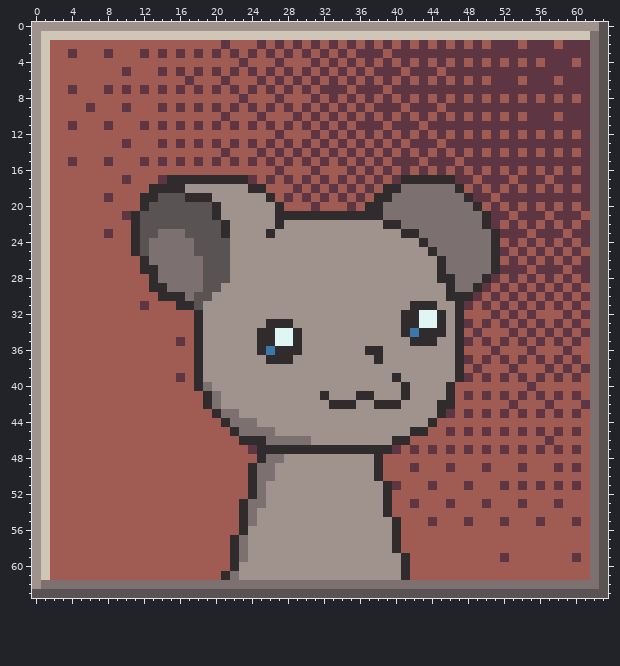
Two states of a pixel-art sprite, src/assets/img/icon-Mouse.png. Above, as it was before the edit.
The file is 64x64 pixels.
New version:
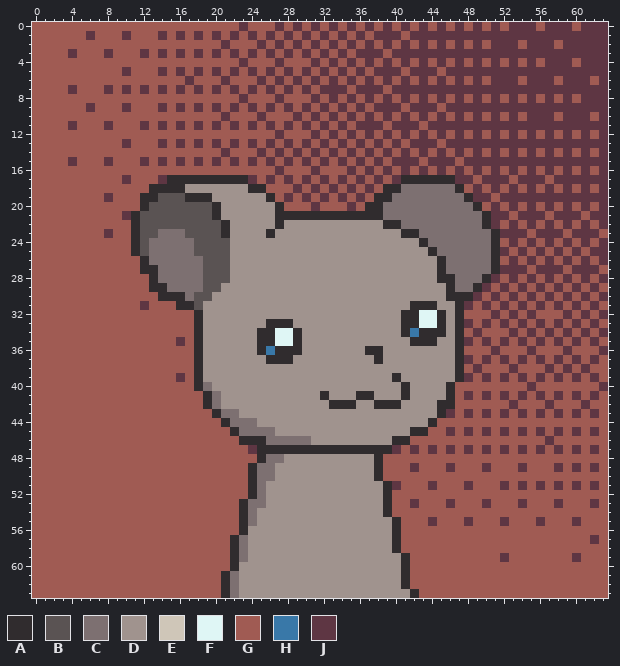
Palette (. is transparent): A #302c2e  B #5a5353  C #7d7071  D #a0938e  E #cfc6b8  F #dff6f5  G #a05b53  H #3978a8  J #5e3643
Difference:
Changed rows in their new state; - is an unchanged pixel.
first column x 0:
 0 GGGGGGGGGGGGGGGGGGGGGGGJGGGJGJGJGJGJGJGJGJGJGJGJGJGJGJJJGJJJGJJJ
 1 GGGGGGJGGGJGGGJGJGJGJGJGJGJGJGJGJGJGJGJJJGJJJJJJJJJJJJJJJJJJJJJJ
 2 GG------------------------------------------------------------JJ
 3 GG------------------------------------------------------------JJ
 4 GG------------------------------------------------------------JJ
 5 GG------------------------------------------------------------JJ
 6 GG------------------------------------------------------------GJ
 7 GG------------------------------------------------------------JJ
 8 GG------------------------------------------------------------JJ
 9 GG------------------------------------------------------------JJ
10 GG------------------------------------------------------------GJ
11 GG------------------------------------------------------------JJ
12 GG------------------------------------------------------------GJ
13 GG------------------------------------------------------------JJ
14 GG------------------------------------------------------------GJ
15 GG------------------------------------------------------------JJ
16 GG------------------------------------------------------------GJ
17 GG------------------------------------------------------------JJ
18 GG------------------------------------------------------------GJ
19 GG------------------------------------------------------------JJ
20 GG------------------------------------------------------------GJ
21 GG------------------------------------------------------------JJ
22 GG------------------------------------------------------------GJ
23 GG------------------------------------------------------------JG
24 GG------------------------------------------------------------GJ
25 GG------------------------------------------------------------JJ
26 GG------------------------------------------------------------GJ
27 GG------------------------------------------------------------JG
28 GG------------------------------------------------------------GJ
29 GG------------------------------------------------------------JG
30 GG------------------------------------------------------------GJ
31 GG------------------------------------------------------------JG
32 GG------------------------------------------------------------GJ
33 GG------------------------------------------------------------JG
34 GG------------------------------------------------------------GJ
35 GG------------------------------------------------------------JG
36 GG------------------------------------------------------------GJ
37 GG------------------------------------------------------------JG
38 GG------------------------------------------------------------GG
39 GG------------------------------------------------------------JG
40 GG------------------------------------------------------------GJ
41 GG------------------------------------------------------------JG
42 GG------------------------------------------------------------GG
43 GG------------------------------------------------------------JG
44 GG------------------------------------------------------------GG
45 GG------------------------------------------------------------JG
46 GG------------------------------------------------------------GG
47 GG------------------------------------------------------------JG
48 GG------------------------------------------------------------GG
49 GG------------------------------------------------------------JG
50 GG------------------------------------------------------------GG
51 GG------------------------------------------------------------JG
52 GG------------------------------------------------------------GG
53 GG------------------------------------------------------------JG
54 GG------------------------------------------------------------GG
55 GG------------------------------------------------------------GG
56 GG------------------------------------------------------------GG
57 GG------------------------------------------------------------JG
58 GG------------------------------------------------------------GG
59 GG------------------------------------------------------------GG
60 GG------------------------------------------------------------GG
61 GG------------------------------------------------------------GG
62 GGGGGGGGGGGGGGGGGGGGGA-DDDDDDDDDDDDDDDDDDAGGGGGGGGGGGGGGGGGGGGGG
63 GGGGGGGGGGGGGGGGGGGGGACDDDDDDDDDDDDDDDDDDDAGGGGGGGGGGGGGGGGGGGGG
Pixel boxes of the changes (left, top, right, bottom) in both pictures:
changed: (32, 22, 608, 598)
